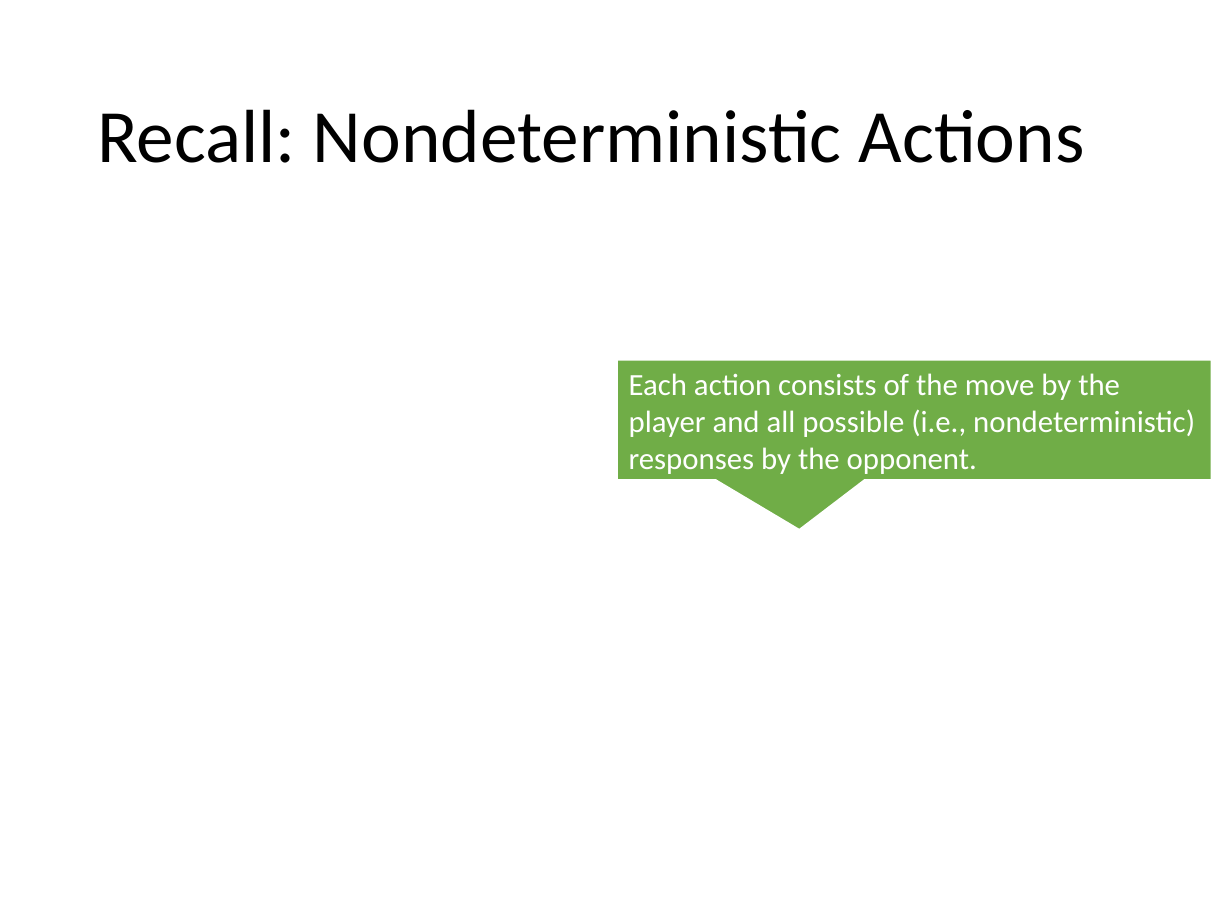
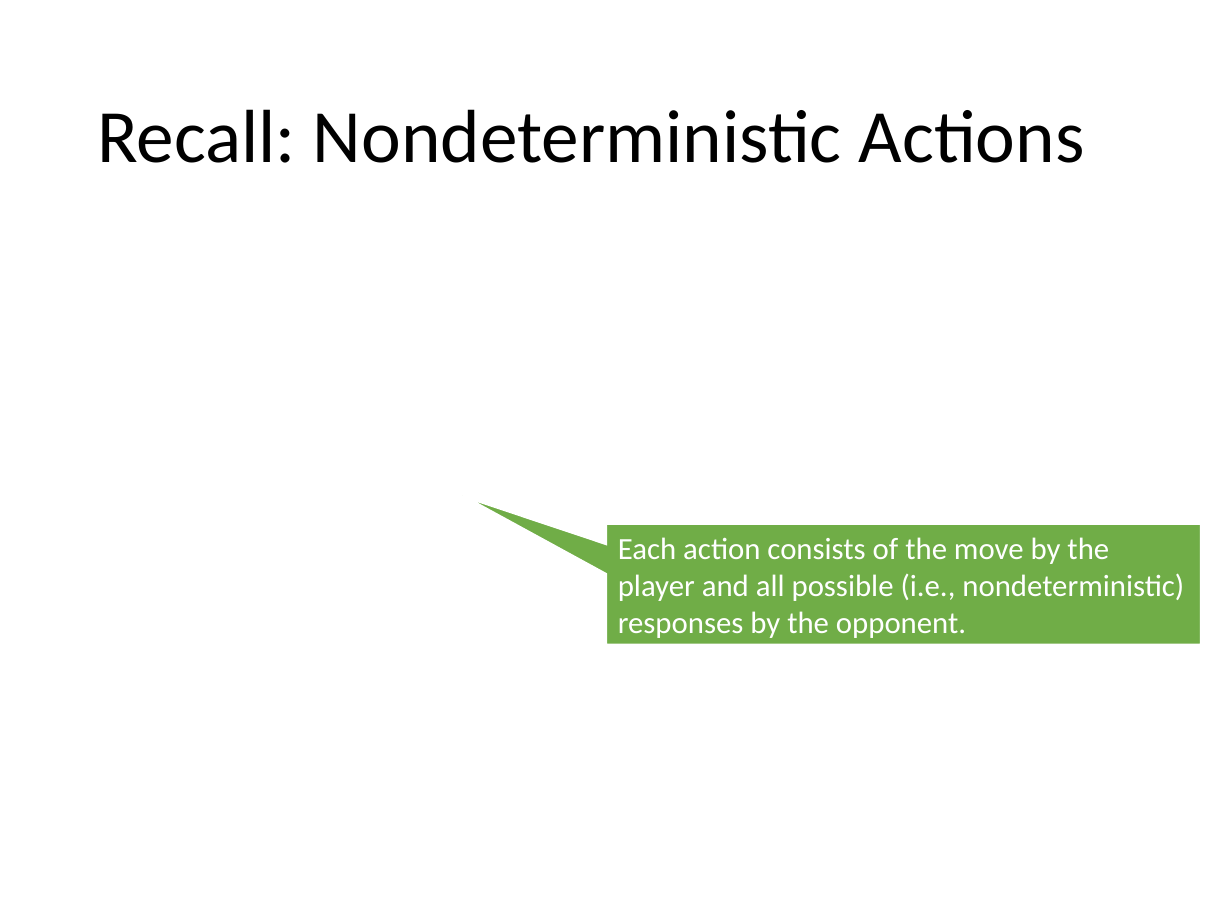
Before and after one commit to mhahsler/CS7320-AI, a slide deck: slide 9 of slides/05_games.pptx. Drawn at 1232x924 pixels with LibreOffice and Linux fonts; fonts in the diff are those of the drawing; grey boxes stand for pictures. Boxes give left, top, right and bottom in pixels: in the first picture for what was removed or moved away, otherwise in the second. Text is boxed around its words. In the diff, an @@ line names an element or a change of style, - is before the commit and + after.

```diff
--- a/slides/05_games.pptx
+++ b/slides/05_games.pptx
@@ speech box "Each action consists of the ...": place and size @@
-speech box "Each action consists of the ..." at [616, 360, 1211, 480]
+speech box "Each action consists of the ..." at [606, 524, 1201, 644]
@@ speech box "Each action consists of the ..." at [606, 524, 1201, 644]: proportions changed @@
```
Also in this commit, not shown: 6 other slides changed, 1 other file.
